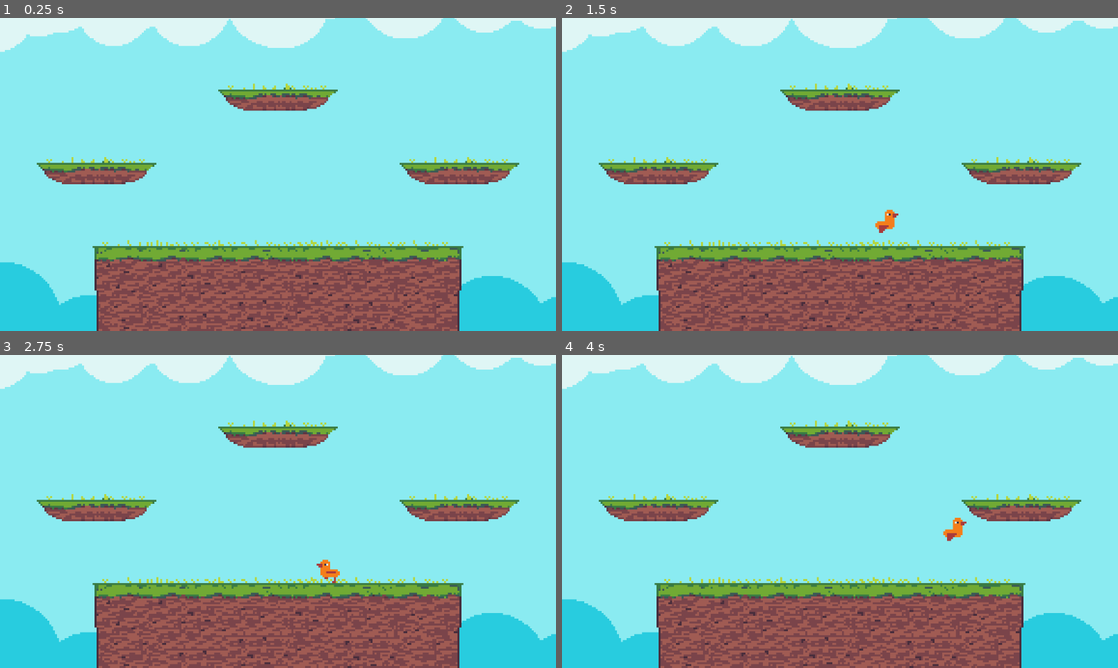
Above: before the commit, frames 1-4 (two rows, left to right).
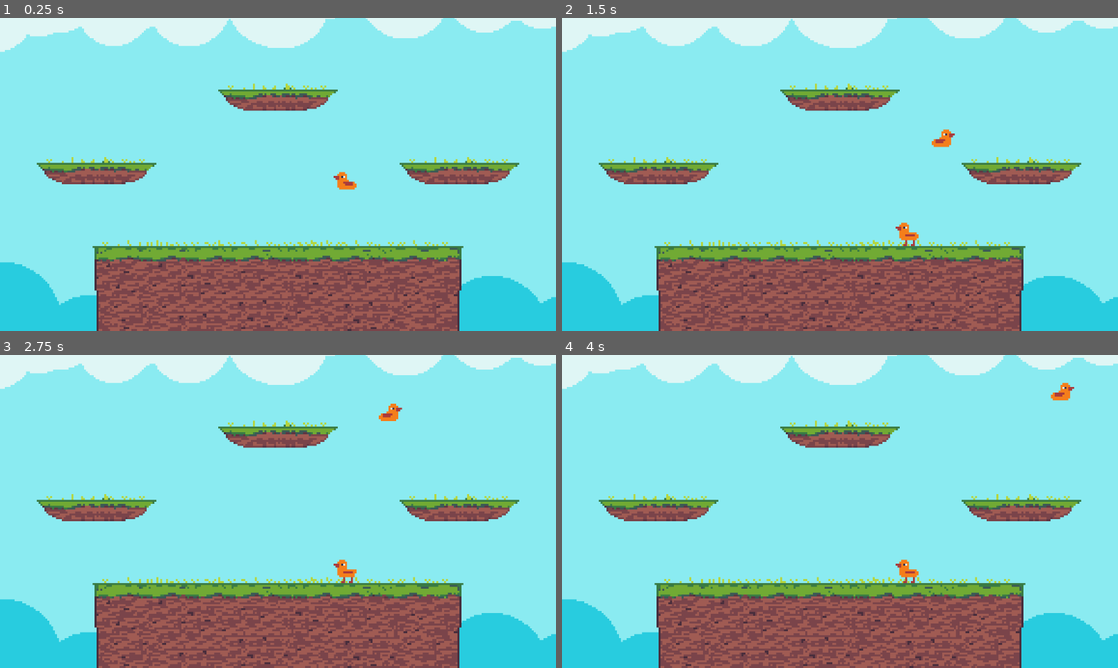
Above: after the commit, the same moments.

Repository: Shuflduf/Goose-Fight-Real
Game: Godot game, scene res://Scenes/world.tscn
Two runs of this game, one before a commit and one after it. Both use one fixed random seed, a clock stepped at 60 frames per second and the inputs below.
Inputs:
- Up to frame 1 (0.25 s): no input
- Up to frame 2 (1.5 s): tap Enter at 0.5 s; hold Right (right) from 0.53 s (still down); tap X (basic_attack) at 0.6 s; tap Z (jump) at 0.77, 0.8, 1.07, 1.35 s
- Up to frame 3 (2.75 s): tap Z (jump) at 1.52, 1.82, 2.3 s; tap X (basic_attack) at 1.55, 2.1 s; release Right (right) at 2.03 s; hold Left (left) from 2.03 s (still down)
- Up to frame 4 (4 s): release Left (left) at 2.78 s; hold Right (right) from 2.78 s (still down); tap X (basic_attack) at 2.85 s; tap Z (jump) at 3.02, 3.32, 3.6, 3.77 s

The runs differ from the first frame. In frame 1, 0.1% of the frame differs, in the area x 60-65%, y 49-55%; in frame 2, 0.5%; in frame 3, 0.5%; in frame 4, 0.5%, in the area x 60-93%, y 8-73%.

Commit message:
tried implementing basic jab with attack system

Diff:
--- a/Attacks/attack.gd
+++ b/Attacks/attack.gd
@@ -3,11 +3,23 @@
 
 signal started(anim_name: StringName)
 @warning_ignore("unused_signal")
-signal finished
+signal damage(data: DamageData, body: Player)
+
+@onready var hitbox_leftpos: float = %Shape.position.x
+@onready var handler: AttackHandler = get_parent()
 
 @export var anim_name: StringName
 
-var inp: InputHandler
+var p: Player
 
-func run() -> void:
+#var facing_right: bool = false
+
+func start() -> void:
     started.emit(anim_name)
+
+func flip() -> void:
+    var new_pos: float = hitbox_leftpos * dir_mult()
+    %Shape.position.x = new_pos
+
+func dir_mult() -> int:
+    return -1 if handler.facing_right else 1
--- /dev/null
+++ b/Attacks/attack.tscn
@@ -0,0 +1,21 @@
+[gd_scene load_steps=3 format=3 uid="uid://ddfmqiyr3nc4m"]
+
+[ext_resource type="Script" uid="uid://cqv0kte212xq0" path="res://Attacks/attack.gd" id="1_4psx0"]
+
+[sub_resource type="RectangleShape2D" id="RectangleShape2D_2hs0m"]
+size = Vector2(9.99999, 3.66667)
+
+[node name="Attack" type="Node2D"]
+scale = Vector2(3, 3)
+script = ExtResource("1_4psx0")
+metadata/_custom_type_script = "uid://cqv0kte212xq0"
+
+[node name="HitBox" type="Area2D" parent="."]
+collision_layer = 0
+collision_mask = 4
+monitorable = false
+
+[node name="Shape" type="CollisionShape2D" parent="HitBox"]
+unique_name_in_owner = true
+position = Vector2(-8.66666, 0.666666)
+shape = SubResource("RectangleShape2D_2hs0m")
--- /dev/null
+++ b/Attacks/attack_f_tilt.gd
@@ -0,0 +1,11 @@
+extends Attack
+
+
+# Called when the node enters the scene tree for the first time.
+func _ready() -> void:
+    pass # Replace with function body.
+
+
+# Called every frame. 'delta' is the elapsed time since the previous frame.
+func _process(delta: float) -> void:
+    pass
--- /dev/null
+++ b/Attacks/attack_f_tilt.tscn
@@ -0,0 +1,33 @@
+[gd_scene load_steps=5 format=3 uid="uid://dlfd1q2hltgte"]
+
+[ext_resource type="PackedScene" uid="uid://ddfmqiyr3nc4m" path="res://Attacks/attack.tscn" id="1_u2l5l"]
+[ext_resource type="Script" uid="uid://c7wt5y38yfxgy" path="res://Attacks/attack_f_tilt.gd" id="2_v3mub"]
+
+[sub_resource type="Animation" id="Animation_u2l5l"]
+resource_name = "start"
+length = 0.5
+step = 0.05
+tracks/0/type = "method"
+tracks/0/imported = false
+tracks/0/enabled = true
+tracks/0/path = NodePath(".")
+tracks/0/interp = 1
+tracks/0/loop_wrap = true
+tracks/0/keys = {
+"times": PackedFloat32Array(),
+"transitions": PackedFloat32Array(),
+"values": []
+}
+
+[sub_resource type="AnimationLibrary" id="AnimationLibrary_v3mub"]
+_data = {
+&"start": SubResource("Animation_u2l5l")
+}
+
+[node name="FTilt" instance=ExtResource("1_u2l5l")]
+script = ExtResource("2_v3mub")
+
+[node name="Anim" type="AnimationPlayer" parent="." index="1"]
+libraries = {
+&"": SubResource("AnimationLibrary_v3mub")
+}
--- a/Attacks/attack_jab.gd
+++ b/Attacks/attack_jab.gd
@@ -1,7 +1,26 @@
 extends Attack
 
 func _unhandled_input(event: InputEvent) -> void:
-    if inp.event_is_action_pressed(event, &"basic_attack"):
-        run()
-        await get_tree().create_timer(0.5).timeout
-        finished.emit()
+    var conditions: Array[bool] = [
+        p.inp.event_is_action_pressed(event, &"basic_attack"),
+        p.is_on_floor(),
+        not $Anim.is_playing(),
+    ]
+    if conditions.all(func(c: bool) -> bool: return c):
+        start()
+        p.velocity.x += -150.0 * dir_mult()
+        $Anim.play(&"start")
+        #await get_tree().create_timer(0.5).timeout
+        #finished.emit()
+
+func swing() -> void:
+    # TODO: this should work on more than just players, like objects
+    for b: Player in $HitBox.get_overlapping_bodies():
+        if b == p:
+            continue
+
+        print(b)
+        var data: DamageData = DamageData.new()
+        data.health = 5
+        damage.emit(data, b)
+        break
--- a/Attacks/attack_jab.tscn
+++ b/Attacks/attack_jab.tscn
@@ -1,20 +1,40 @@
-[gd_scene load_steps=3 format=3 uid="uid://ddfmqiyr3nc4m"]
+[gd_scene load_steps=5 format=3 uid="uid://dwct0b3fqkr6c"]
 
 [ext_resource type="Script" uid="uid://d1u52dcg7k86i" path="res://Attacks/attack_jab.gd" id="1_emekd"]
+[ext_resource type="PackedScene" uid="uid://ddfmqiyr3nc4m" path="res://Attacks/attack.tscn" id="1_r2krn"]
 
-[sub_resource type="RectangleShape2D" id="RectangleShape2D_2hs0m"]
-size = Vector2(10.6667, 5.33333)
+[sub_resource type="Animation" id="Animation_emekd"]
+resource_name = "start"
+length = 0.25
+step = 0.05
+tracks/0/type = "method"
+tracks/0/imported = false
+tracks/0/enabled = true
+tracks/0/path = NodePath(".")
+tracks/0/interp = 1
+tracks/0/loop_wrap = true
+tracks/0/keys = {
+"times": PackedFloat32Array(0.1),
+"transitions": PackedFloat32Array(1),
+"values": [{
+"args": [],
+"method": &"swing"
+}]
+}
 
-[node name="Jab" type="Node2D"]
-scale = Vector2(3, 3)
+[sub_resource type="AnimationLibrary" id="AnimationLibrary_jl8eb"]
+_data = {
+&"start": SubResource("Animation_emekd")
+}
+
+[node name="Jab" instance=ExtResource("1_r2krn")]
 script = ExtResource("1_emekd")
 anim_name = &"attack_jab"
 
-[node name="HitBox" type="Area2D" parent="."]
-collision_layer = 0
-collision_mask = 4
-monitorable = false
+[node name="Shape" parent="HitBox" index="0"]
+position = Vector2(-10, -4)
 
-[node name="CollisionShape2D" type="CollisionShape2D" parent="HitBox"]
-position = Vector2(-2.66667, 2.66667)
-shape = SubResource("RectangleShape2D_2hs0m")
+[node name="Anim" type="AnimationPlayer" parent="." index="1"]
+libraries = {
+&"": SubResource("AnimationLibrary_jl8eb")
+}
--- /dev/null
+++ b/Attacks/damage_data.gd
@@ -0,0 +1,4 @@
+class_name DamageData
+extends Resource
+
+var health: int
--- a/Player/anim_handler.gd
+++ b/Player/anim_handler.gd
@@ -48,3 +48,7 @@
     if sprites.flip_h != right:
         sprites.play(&"flip")
         sprites.flip_h = right
+
+
+func _on_attacks_attack_started(anim_name: StringName) -> void:
+    sprites.play(anim_name)
--- a/Player/attack_handler.gd
+++ b/Player/attack_handler.gd
@@ -1,5 +1,7 @@
 class_name AttackHandler
 extends PlayerComponent
+
+signal attack_started(anim_name: StringName)
 
 @export var attacks: Array[AttackInfo]
 @export var sprites: AnimatedSprite2D
@@ -10,25 +12,40 @@
     UTilt,
     DTilt,
 }
+enum Tilts {
+    None,
+    Forward,
+    Backward,
+    Up,
+    Down,
+}
+
+var current_tilt: Tilts = Tilts.None
+var facing_right: bool = false
+
+#func _unhandled_input(event: InputEvent) -> void:
+
 
 func _ready() -> void:
-
     await get_tree().physics_frame
-    print(p.inp)
     for a in attacks:
         var new_attack: Attack = a.scene.instantiate()
         add_child(new_attack)
         new_attack.started.connect(_on_attack_started)
-        new_attack.finished.connect(_on_attack_finished)
-        #new_attack.set_deferred(&"inp", p.inp)
-        new_attack.inp = p.inp
+        new_attack.p = p
 
 
 func _on_attack_started(anim_name: StringName) -> void:
-    # TODO: make this a signal
-    sprites.play(anim_name)
+    attack_started.emit(anim_name)
     p.can_move = false
 
-func _on_attack_finished() -> void:
-    sprites.play(&"idle")
-    p.can_move = true
+
+func _on_sprites_animation_finished() -> void:
+    if sprites.animation.begins_with("attack"):
+        p.can_move = true
+
+
+func _on_horizontal_movement_flip(right: bool) -> void:
+    facing_right = right
+    for a: Attack in get_children():
+        a.flip()
--- a/Player/player.tscn
+++ b/Player/player.tscn
@@ -9,64 +9,60 @@
 [ext_resource type="Script" uid="uid://euqlrk38ot1c" path="res://Player/input_handler.gd" id="7_1jxqw"]
 [ext_resource type="Script" uid="uid://b77con38nd63l" path="res://Player/attack_handler.gd" id="7_b26j0"]
 [ext_resource type="Script" uid="uid://cvqrmse7gdai4" path="res://Attacks/attack_info.gd" id="8_n7ghd"]
-[ext_resource type="PackedScene" uid="uid://ddfmqiyr3nc4m" path="res://Attacks/attack_jab.tscn" id="9_nvl01"]
+[ext_resource type="PackedScene" uid="uid://dwct0b3fqkr6c" path="res://Attacks/attack_jab.tscn" id="9_nvl01"]
 
 [sub_resource type="RectangleShape2D" id="RectangleShape2D_fj7yv"]
 size = Vector2(48, 48)
 
-[sub_resource type="AtlasTexture" id="AtlasTexture_sweqy"]
+[sub_resource type="AtlasTexture" id="AtlasTexture_x3vf3"]
 atlas = ExtResource("5_sweqy")
-region = Rect2(64, 0, 16, 16)
+region = Rect2(136, 0, 34, 28)
 
-[sub_resource type="AtlasTexture" id="AtlasTexture_bwjto"]
+[sub_resource type="AtlasTexture" id="AtlasTexture_apopc"]
 atlas = ExtResource("5_sweqy")
-region = Rect2(160, 0, 16, 16)
+region = Rect2(408, 0, 34, 28)
 
-[sub_resource type="AtlasTexture" id="AtlasTexture_606se"]
+[sub_resource type="AtlasTexture" id="AtlasTexture_gu6f8"]
 atlas = ExtResource("5_sweqy")
-region = Rect2(176, 0, 16, 16)
+region = Rect2(306, 0, 34, 28)
 
-[sub_resource type="AtlasTexture" id="AtlasTexture_urp6f"]
+[sub_resource type="AtlasTexture" id="AtlasTexture_5htga"]
 atlas = ExtResource("5_sweqy")
-region = Rect2(144, 0, 16, 16)
+region = Rect2(0, 0, 34, 28)
 
-[sub_resource type="AtlasTexture" id="AtlasTexture_2hs0m"]
+[sub_resource type="AtlasTexture" id="AtlasTexture_p5o4e"]
 atlas = ExtResource("5_sweqy")
-region = Rect2(0, 0, 16, 16)
+region = Rect2(34, 0, 34, 28)
 
-[sub_resource type="AtlasTexture" id="AtlasTexture_1jxqw"]
+[sub_resource type="AtlasTexture" id="AtlasTexture_lfmf2"]
 atlas = ExtResource("5_sweqy")
-region = Rect2(16, 0, 16, 16)
+region = Rect2(102, 0, 34, 28)
 
-[sub_resource type="AtlasTexture" id="AtlasTexture_dw050"]
+[sub_resource type="AtlasTexture" id="AtlasTexture_dkpta"]
 atlas = ExtResource("5_sweqy")
-region = Rect2(48, 0, 16, 16)
+region = Rect2(68, 0, 34, 28)
 
-[sub_resource type="AtlasTexture" id="AtlasTexture_hqtel"]
+[sub_resource type="AtlasTexture" id="AtlasTexture_pisgm"]
 atlas = ExtResource("5_sweqy")
-region = Rect2(32, 0, 16, 16)
+region = Rect2(238, 0, 34, 28)
 
-[sub_resource type="AtlasTexture" id="AtlasTexture_nvl01"]
+[sub_resource type="AtlasTexture" id="AtlasTexture_b1ygp"]
 atlas = ExtResource("5_sweqy")
-region = Rect2(112, 0, 16, 16)
+region = Rect2(272, 0, 34, 28)
 
-[sub_resource type="AtlasTexture" id="AtlasTexture_ivps1"]
+[sub_resource type="AtlasTexture" id="AtlasTexture_o28un"]
 atlas = ExtResource("5_sweqy")
-region = Rect2(128, 0, 16, 16)
+region = Rect2(170, 0, 34, 28)
 
-[sub_resource type="AtlasTexture" id="AtlasTexture_b26j0"]
+[sub_resource type="AtlasTexture" id="AtlasTexture_n471f"]
 atlas = ExtResource("5_sweqy")
-region = Rect2(80, 0, 16, 16)
-
-[sub_resource type="AtlasTexture" id="AtlasTexture_n7ghd"]
-atlas = ExtResource("5_sweqy")
-region = Rect2(96, 0, 16, 16)
+region = Rect2(204, 0, 34, 28)
 
 [sub_resource type="SpriteFrames" id="SpriteFrames_dw050"]
 animations = [{
 "frames": [{
 "duration": 1.0,
-"texture": SubResource("AtlasTexture_sweqy")
+"texture": SubResource("AtlasTexture_x3vf3")
 }],
 "loop": true,
 "name": &"air",
@@ -74,10 +70,7 @@
 }, {
 "frames": [{
 "duration": 1.0,
-"texture": SubResource("AtlasTexture_bwjto")
-}, {
-"duration": 1.0,
-"texture": SubResource("AtlasTexture_606se")
+"texture": SubResource("AtlasTexture_apopc")
 }],
 "loop": false,
 "name": &"attack_jab",
@@ -85,7 +78,7 @@
 }, {
 "frames": [{
 "duration": 1.0,
-"texture": SubResource("AtlasTexture_urp6f")
+"texture": SubResource("AtlasTexture_gu6f8")
 }],
 "loop": false,
 "name": &"flip",
@@ -93,10 +86,10 @@
 }, {
 "frames": [{
 "duration": 1.0,
-"texture": SubResource("AtlasTexture_2hs0m")
+"texture": SubResource("AtlasTexture_5htga")
 }, {
 "duration": 1.0,
-"texture": SubResource("AtlasTexture_1jxqw")
+"texture": SubResource("AtlasTexture_p5o4e")
 }],
 "loop": true,
 "name": &"idle",
@@ -104,7 +97,7 @@
 }, {
 "frames": [{
 "duration": 1.0,
-"texture": SubResource("AtlasTexture_dw050")
+"texture": SubResource("AtlasTexture_lfmf2")
 }],
 "loop": false,
 "name": &"jump",
@@ -112,7 +105,7 @@
 }, {
 "frames": [{
 "duration": 1.0,
-"texture": SubResource("AtlasTexture_hqtel")
+"texture": SubResource("AtlasTexture_dkpta")
 }],
 "loop": false,
 "name": &"jump_queue",
@@ -120,10 +113,10 @@
 }, {
 "frames": [{
 "duration": 1.0,
-"texture": SubResource("AtlasTexture_nvl01")
+"texture": SubResource("AtlasTexture_pisgm")
 }, {
 "duration": 1.0,
-"texture": SubResource("AtlasTexture_ivps1")
+"texture": SubResource("AtlasTexture_b1ygp")
 }],
 "loop": true,
 "name": &"run",
@@ -131,10 +124,10 @@
 }, {
 "frames": [{
 "duration": 1.0,
-"texture": SubResource("AtlasTexture_b26j0")
+"texture": SubResource("AtlasTexture_o28un")
 }, {
 "duration": 1.0,
-"texture": SubResource("AtlasTexture_n7ghd")
+"texture": SubResource("AtlasTexture_n471f")
 }],
 "loop": true,
 "name": &"walk",
@@ -167,7 +160,7 @@
 metadata/_custom_type_script = "uid://b1hxng224wd66"
 
 [node name="Sprites" type="AnimatedSprite2D" parent="."]
-position = Vector2(0, -4)
+position = Vector2(0, -28)
 scale = Vector2(4, 4)
 sprite_frames = SubResource("SpriteFrames_dw050")
 animation = &"attack_jab"
@@ -195,5 +188,8 @@
 [connection signal="jumped" from="VerticalMovement" to="AnimHandler" method="_on_vertical_movement_jumped"]
 [connection signal="didnt_move" from="HorizontalMovement" to="AnimHandler" method="_on_horizontal_movement_didnt_move"]
 [connection signal="flip" from="HorizontalMovement" to="AnimHandler" method="_on_horizontal_movement_flip"]
+[connection signal="flip" from="HorizontalMovement" to="Attacks" method="_on_horizontal_movement_flip"]
 [connection signal="moved" from="HorizontalMovement" to="AnimHandler" method="_on_horizontal_movement_moved"]
 [connection signal="animation_finished" from="Sprites" to="AnimHandler" method="_on_sprites_animation_finished"]
+[connection signal="animation_finished" from="Sprites" to="Attacks" method="_on_sprites_animation_finished"]
+[connection signal="attack_started" from="Attacks" to="AnimHandler" method="_on_attacks_attack_started"]
--- a/Player/wall_jump.gd
+++ b/Player/wall_jump.gd
@@ -3,7 +3,7 @@
 const JUMP_FORCE: float = -750.0
 const PUSHBACK_FORCE: float = 600.0
 
-func _physics_process(_delta: float) -> void:
-    if p.is_on_wall_only() and Input.is_action_just_pressed(&"jump"):
+func _unhandled_input(event: InputEvent) -> void:
+    if p.is_on_wall_only() and p.inp.event_is_action_pressed(event, &"jump"):
         p.velocity.y = JUMP_FORCE
         p.velocity.x = PUSHBACK_FORCE * p.get_wall_normal().x
--- a/Scenes/world.tscn
+++ b/Scenes/world.tscn
@@ -91,3 +91,7 @@
 
 [node name="SpawnPos" type="Node2D" parent="."]
 position = Vector2(704, 488)
+
+[node name="Player" parent="." instance=ExtResource("2_tlwt5")]
+position = Vector2(839, 369)
+input_index = 0
Not shown, added: Attacks/attack_f_tilt.gd.uid
Not shown, added: Attacks/damage_data.gd.uid
Not shown: 1 places in Player/player.tscn that only renumber resources
Binary file changed: Sprites/goose-Sheet.png
Binary file changed: Sprites/goose.aseprite
